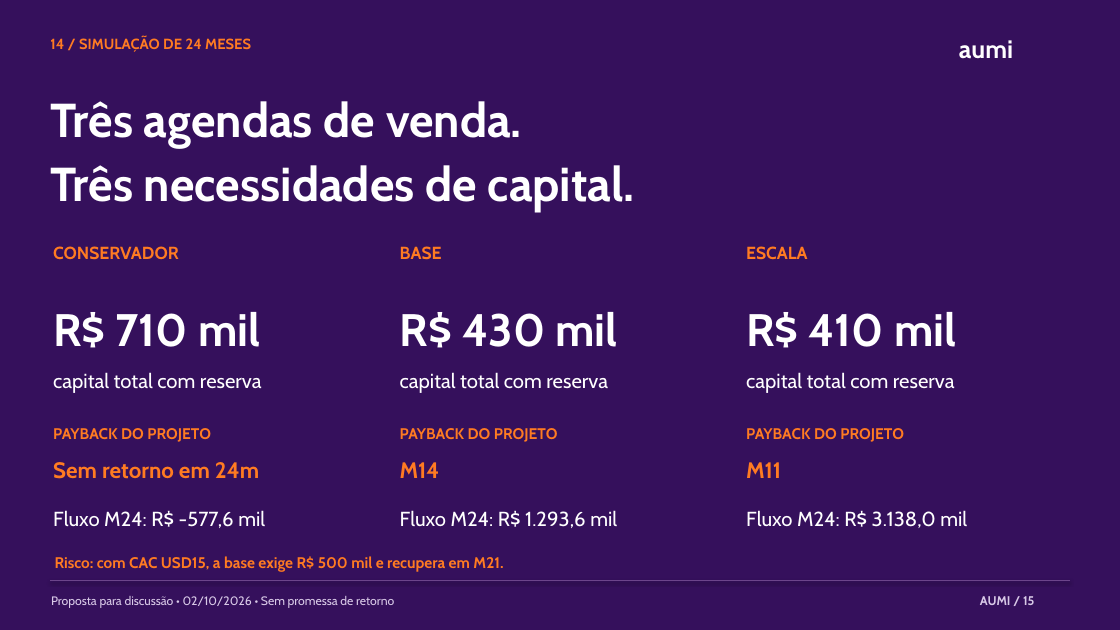
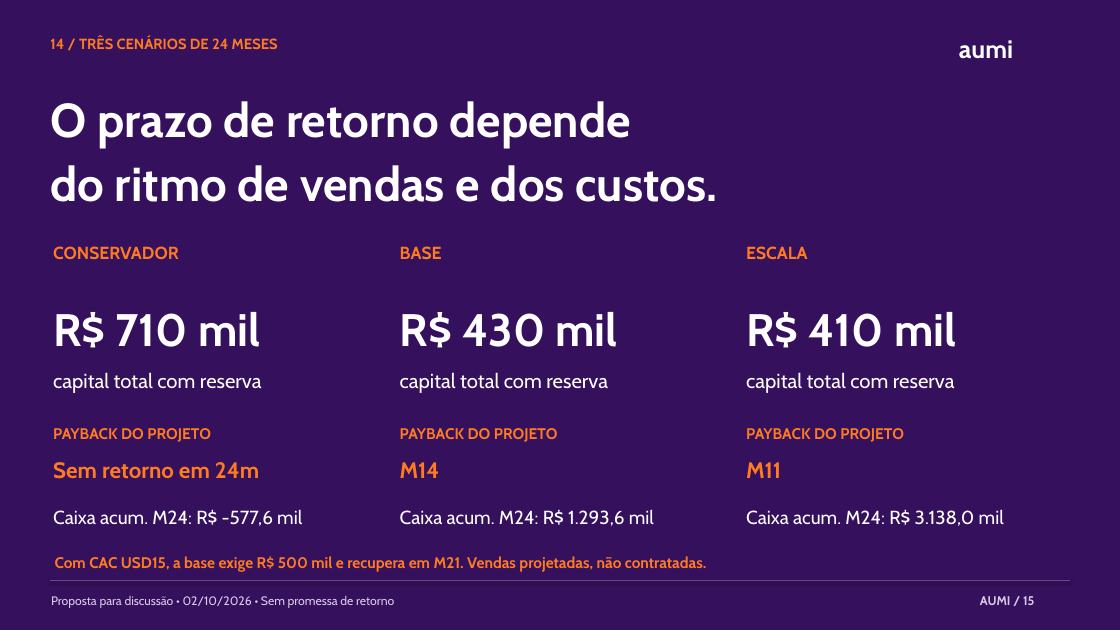
Before and after one commit to juboyy/topologic-business-plan, a slide deck: slide 15 of pitch-deck.pptx. Drawn at 1120x630 pixels with LibreOffice and Linux fonts; fonts in the diff are those of the drawing. Boxes give left, top, right and bottom in pixels: in the first picture for what was removed or moved away, otherwise in the second. Text is boxed around its words. In the diff, an @@ line names an element or a change of style, - is before the commit and + after.

```diff
--- a/pitch-deck.pptx
+++ b/pitch-deck.pptx
@@ text at (50, 38, 278, 49): text changed @@
-14 / SIMULAÇÃO DE 24 MESES
+14 / TRÊS CENÁRIOS DE 24 MESES
@@ text at (50, 101, 718, 202): text changed @@
-Três agendas de venda.
-Três necessidades de capital.
+O prazo de retorno depende
+do ritmo de vendas e dos custos.
@@ text at (53, 509, 302, 526): text changed; size 17.4 to 16.2 pt @@
-Fluxo M24: R$ -577,6 mil
+Caixa acum. M24: R$ -577,6 mil
@@ text at (400, 509, 654, 526): text changed; size 17.4 to 16.2 pt @@
-Fluxo M24: R$ 1.293,6 mil
+Caixa acum. M24: R$ 1.293,6 mil
@@ text at (746, 509, 1004, 526): text changed; size 17.4 to 16.2 pt @@
-Fluxo M24: R$ 3.138,0 mil
+Caixa acum. M24: R$ 3.138,0 mil
@@ text at (55, 556, 707, 572): text changed @@
-Risco: com CAC USD15, a base exige R$ 500 mil e recupera em M21.
+Com CAC USD15, a base exige R$ 500 mil e recupera em M21. Vendas projetadas, não contratadas.
```
Also in this commit, not shown: 18 other slides changed, 1 slide added, 1 slide removed, 4 other files.
